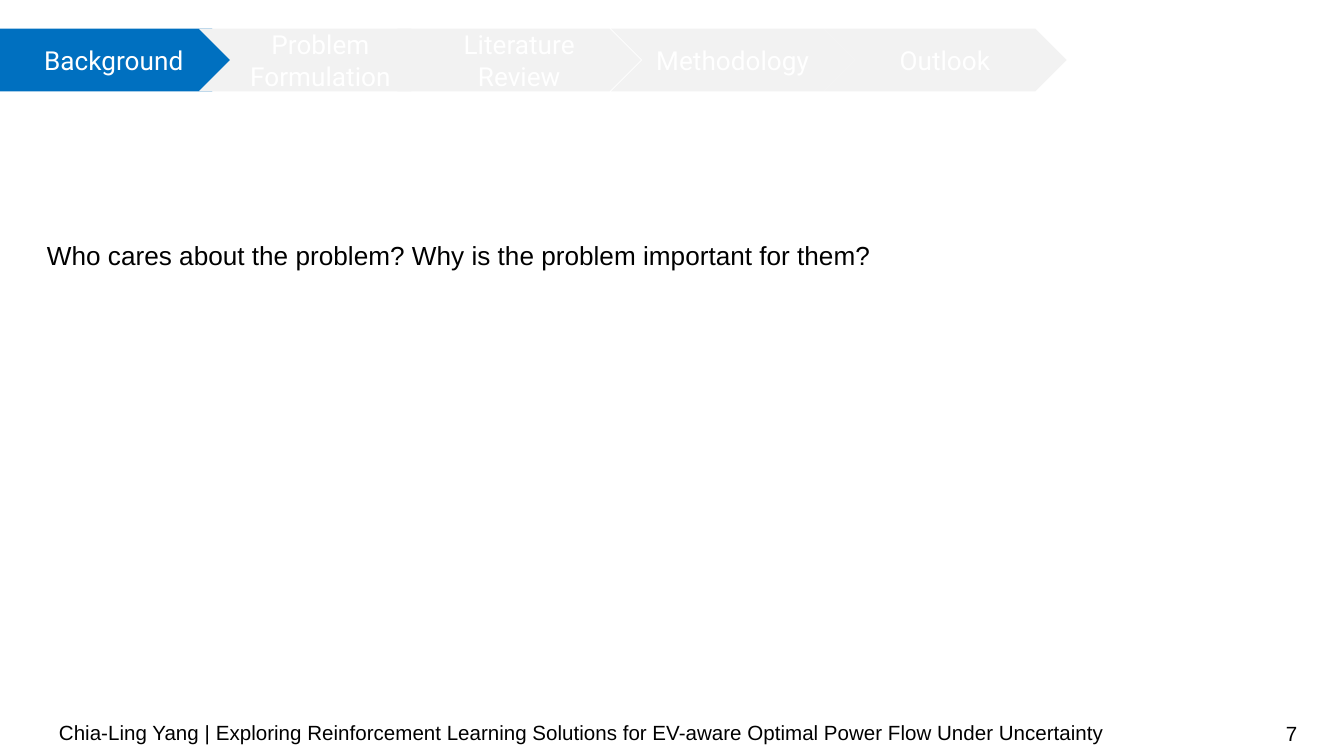
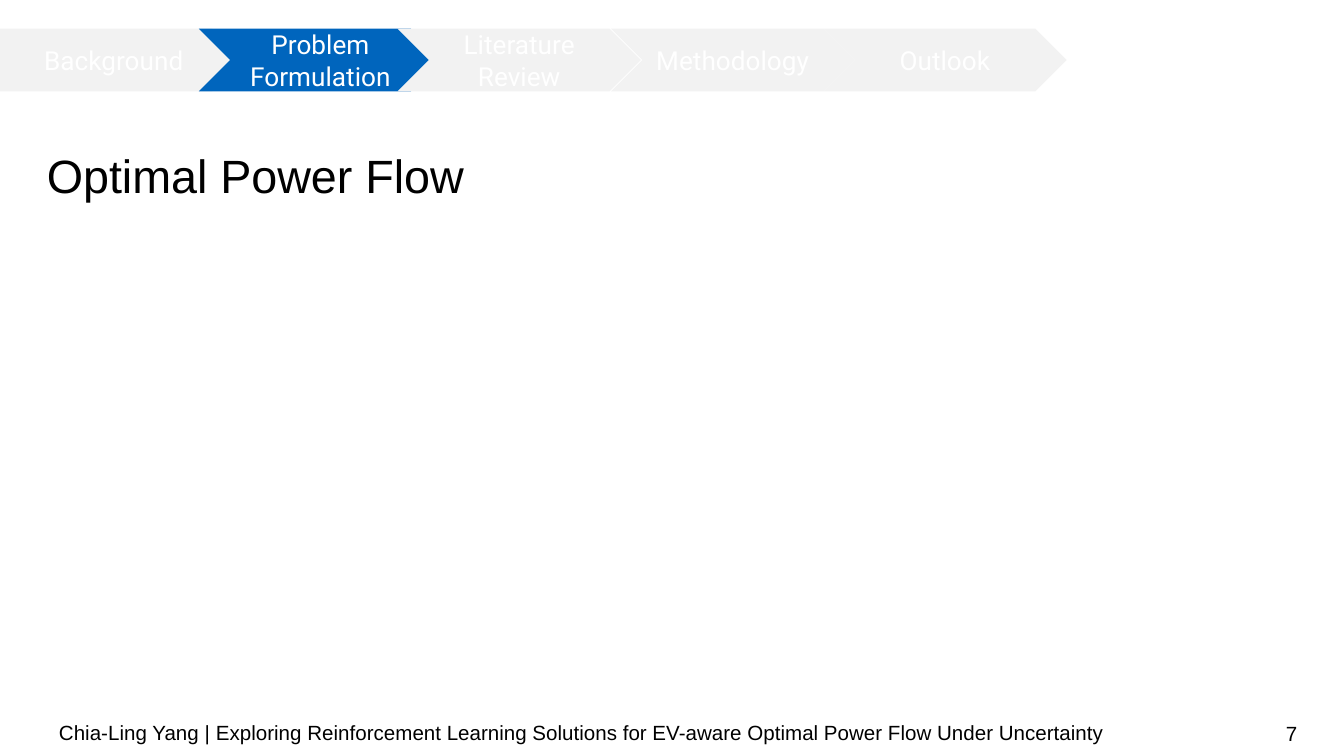
Before and after one commit to chialingyang7718/RL_OPF_EVaware, a slide deck: slide 7 of Mid-term Presentation.pptx. Drawn at 1344x756 pixels with LibreOffice and Linux fonts; fonts in the diff are those of the drawing; background and template pictures are left out. Boxes give left, top, right and bottom in pixels: in the first picture for what was removed or moved away, otherwise in the second. Text is boxed around its words. In the diff, an @@ line names an element or a change of style, - is before the commit and + after.

Commit message:
updated presentation

```diff
--- a/Mid-term Presentation.pptx
+++ b/Mid-term Presentation.pptx
@@ pentagon arrow "Background" at (x1=0, y1=28, x2=243, y2=91): fill #0070C0 to #F2F2F2 @@
@@ chevron "Problem Formulation" at (x1=199, y1=28, x2=442, y2=91): fill #F2F2F2 to #0065BD @@
@@ title added at (x1=47, y1=159, x2=463, y2=202), 25 pt, text #000000 @@
+Optimal Power Flow
@@ text removed at (x1=47, y1=246, x2=870, y2=271) @@
-Who cares about the problem? Why is the problem important for them?
```
Also in this commit, not shown: 3 other slides changed, 1 slide added.
